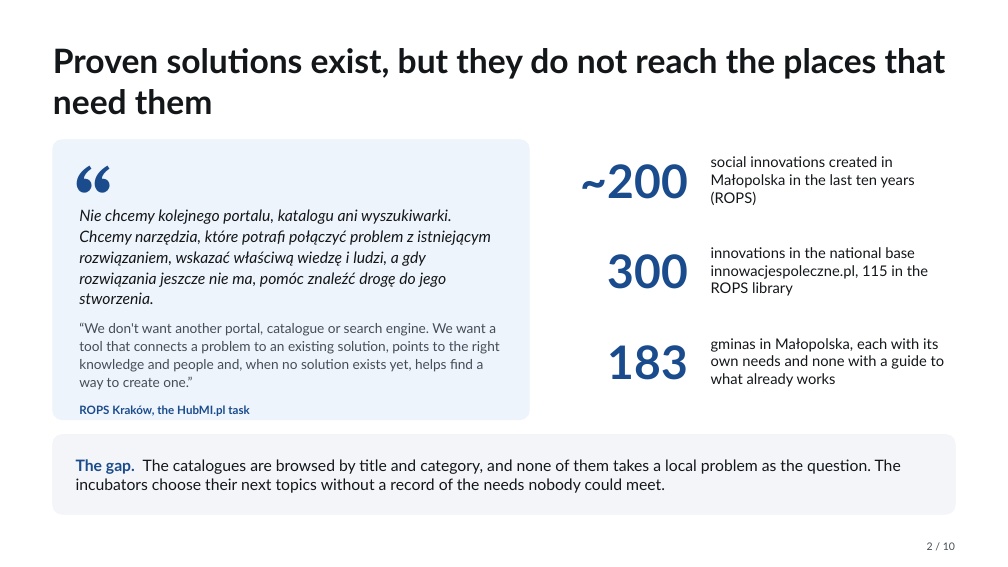
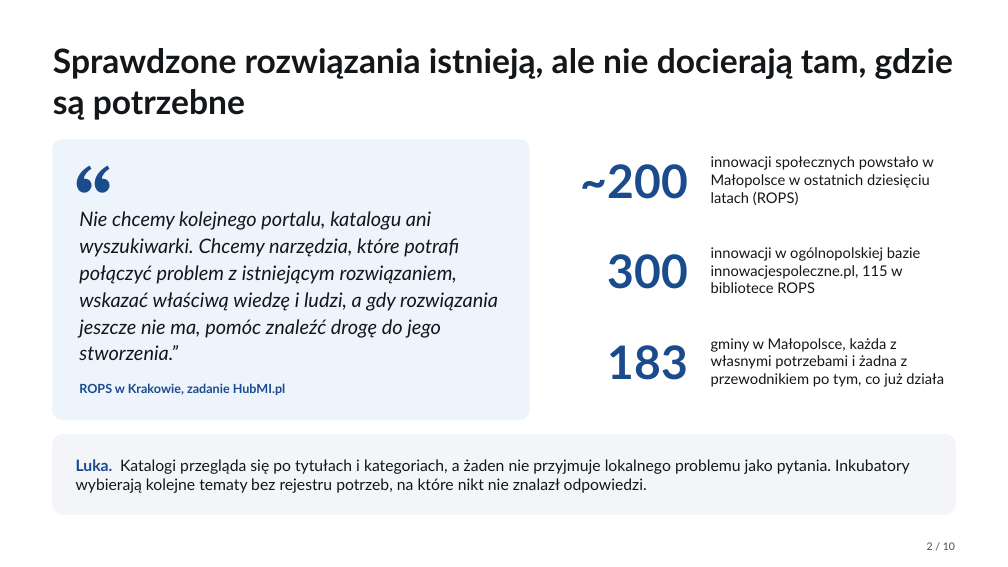
Before and after one commit to bobrovsky420/hackyeah2026, a slide deck: slide 2 of docs/presentation/presentation.pptx. Drawn at 1008x567 pixels with LibreOffice and Linux fonts; fonts in the diff are those of the drawing. Boxes give left, top, right and bottom in pixels: in the first picture for what was removed or moved away, otherwise in the second. Text is boxed around its words. In the diff, an @@ line names an element or a change of style, - is before the commit and + after.

Commit message:
Translate the submission, the deck and the pitch scripts into Polish and show the built ROPS panel and challenge modules

```diff
--- a/docs/presentation/presentation.pptx
+++ b/docs/presentation/presentation.pptx
@@ text at box(53, 48, 953, 120): text changed @@
-Proven solutions exist, but they do not reach the places that need them
+Sprawdzone rozwiązania istnieją, ale nie docierają tam, gdzie są potrzebne
@@ text at box(711, 156, 934, 205): text changed @@
-social innovations created in Małopolska in the last ten years (ROPS)
+innowacji społecznych powstało w Małopolsce w ostatnich dziesięciu latach (ROPS)
@@ text at box(79, 211, 498, 395): text changed; size 15 to 19 pt; italic on @@
-Nie chcemy kolejnego portalu, katalogu ani wyszukiwarki. Chcemy narzędzia, które potrafi połączyć problem z istniejącym rozwiązaniem, wskazać właściwą wiedzę i ludzi, a gdy rozwiązania jeszcze nie ma, pomóc znaleźć drogę do jego stworzenia.
-“We don't want another portal, catalogue or search engine. We want a tool that connects a problem to an existing solution, points to the right knowledge and people and, when no solution exists yet, helps find a way to create one.”
-ROPS Kraków, the HubMI.pl task
+Nie chcemy kolejnego portalu, katalogu ani wyszukiwarki. Chcemy narzędzia, które potrafi połączyć problem z istniejącym rozwiązaniem, wskazać właściwą wiedzę i ludzi, a gdy rozwiązania jeszcze nie ma, pomóc znaleźć drogę do jego stworzenia.”
+ROPS w Krakowie, zadanie HubMI.pl
@@ text at box(711, 247, 920, 293): text changed @@
-innovations in the national base innowacjespoleczne.pl, 115 in the ROPS library
+innowacji w ogólnopolskiej bazie innowacjespoleczne.pl, 115 w bibliotece ROPS
@@ text at box(711, 338, 944, 387): text changed @@
-gminas in Małopolska, each with its own needs and none with a guide to what already works
+gminy w Małopolsce, każda z własnymi potrzebami i żadna z przewodnikiem po tym, co już działa
@@ text at box(76, 459, 910, 493): text changed @@
-The gap. The catalogues are browsed by title and category, and none of them takes a local problem as the question. The incubators choose their next topics without a record of the needs nobody could meet.
+Luka. Katalogi przegląda się po tytułach i kategoriach, a żaden nie przyjmuje lokalnego problemu jako pytania. Inkubatory wybierają kolejne tematy bez rejestru potrzeb, na które nikt nie znalazł odpowiedzi.
```
Also in this commit, not shown: 4 other slides changed, 5 slides added, 5 slides removed, 5 other files.
